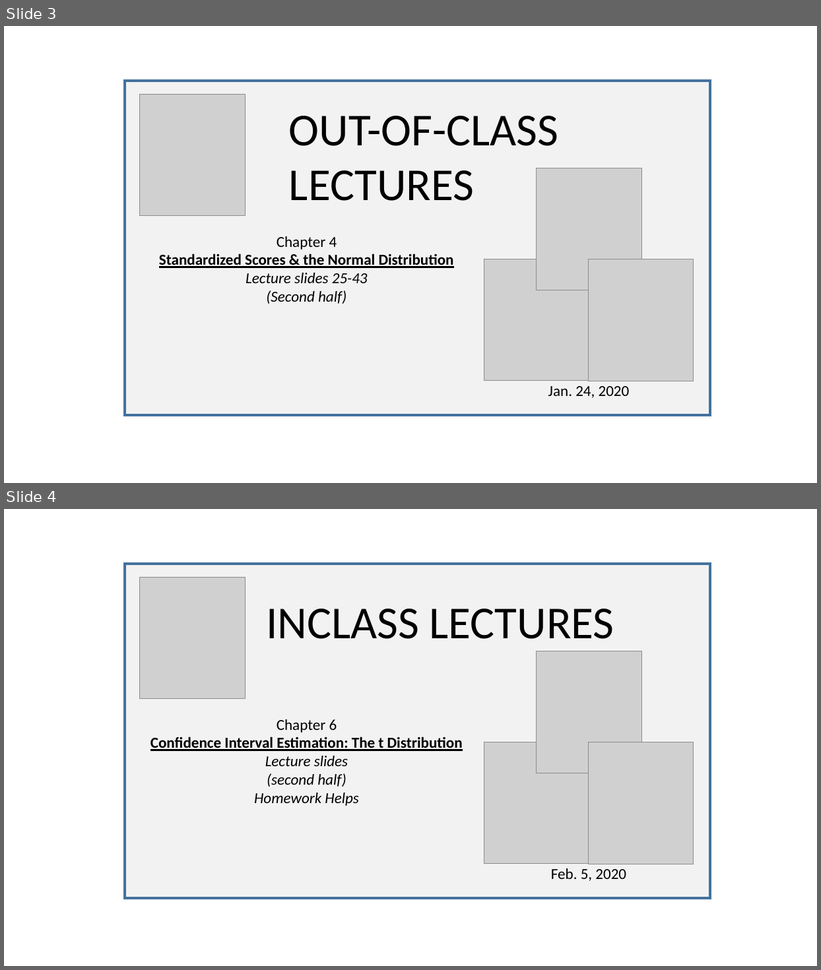
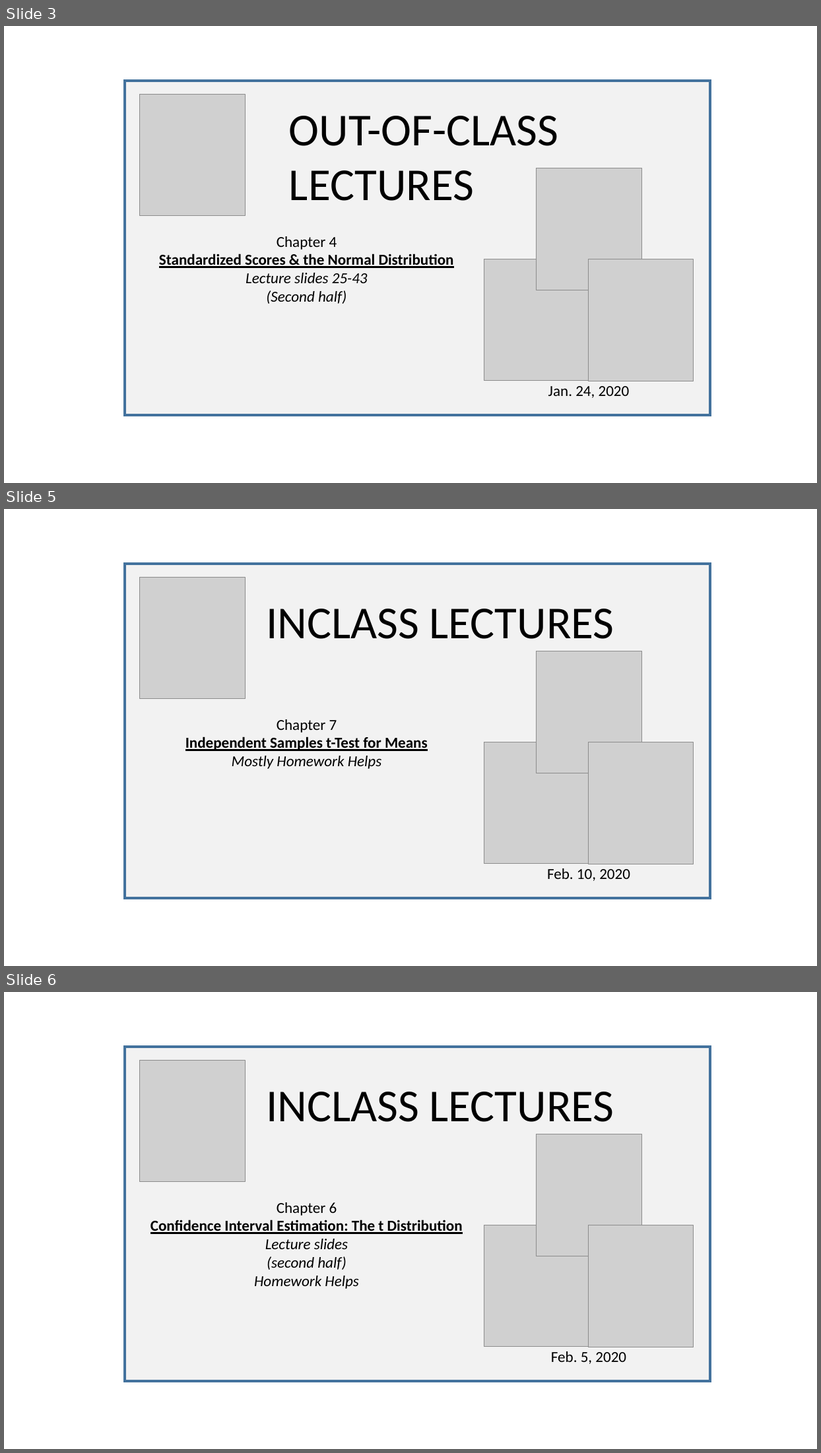
Before and after one commit to SarBearSchwartz/SarBearSchwartz.github.io, a slide deck: static/img/youtube_thumbnails/video_thumbnail_building.pptx. Shown one above the other, each under a label of ours: slides 3 and 4 before the commit, slides 3, 5 and 6 after it; the slides between them are not shown. The pictures are 821x970 and 821x1453 pixels, drawn with LibreOffice and Linux fonts; fonts in the diff are those of the drawing; grey boxes stand for pictures. Boxes give left, top, right and bottom in pixels: in the first picture for what was removed or moved away, otherwise in the second. Text is boxed around its words. In the diff, an @@ line names an element or a change of style, - is before the commit and + after.

```diff
--- a/static/img/youtube_thumbnails/video_thumbnail_building.pptx
+++ b/static/img/youtube_thumbnails/video_thumbnail_building.pptx
@@ slide 5 added at bbox=[4, 509, 817, 966], background #FFFFFF @@
@@ rectangle added at bbox=[125, 564, 710, 898], fill #F2F2F2, outline #43739E 3 pt @@
@@ picture added at bbox=[140, 578, 246, 699] @@
@@ text added at bbox=[266, 609, 614, 639], 54 pt, text #000000 @@
+INCLASS LECTURES
@@ picture added at bbox=[537, 652, 642, 774] @@
@@ text added at bbox=[186, 720, 428, 769], 18 pt, text #000000, bold, underline @@
+Chapter 7
+Independent Samples t-Test for Means
+Mostly Homework Helps
@@ picture added at bbox=[484, 742, 589, 864] @@
@@ picture added at bbox=[588, 743, 694, 865] @@
@@ text added at bbox=[547, 869, 630, 881], 18 pt, text #000000 @@
+Feb. 10, 2020
@@ what was slide 4 is now slide 6 @@
```
Also in this commit, not shown: 2 other slides added, 2 other files.
